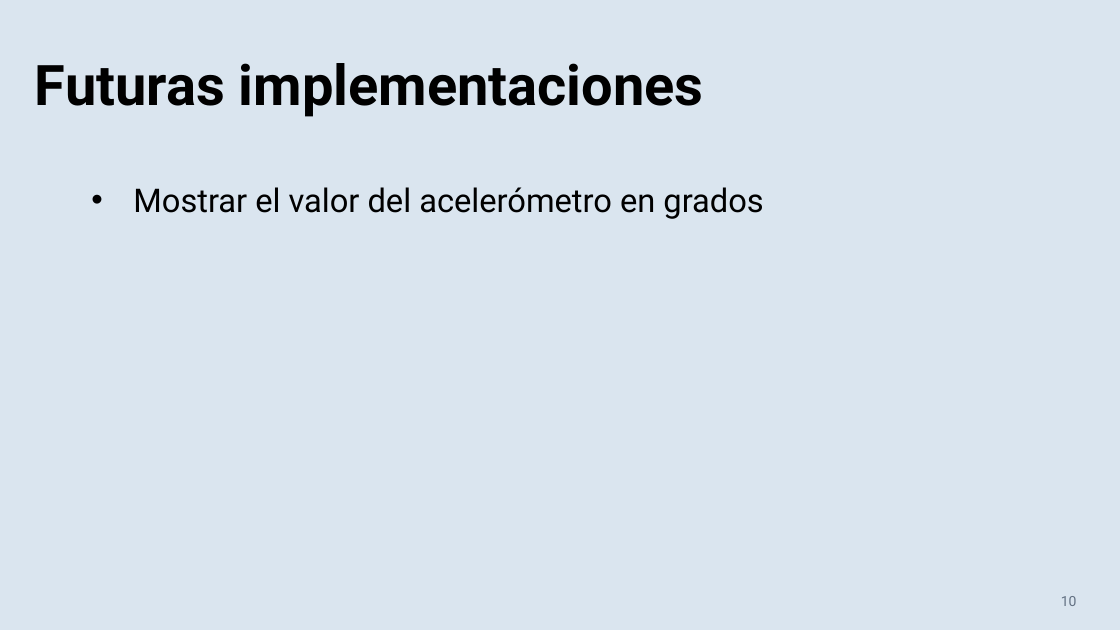
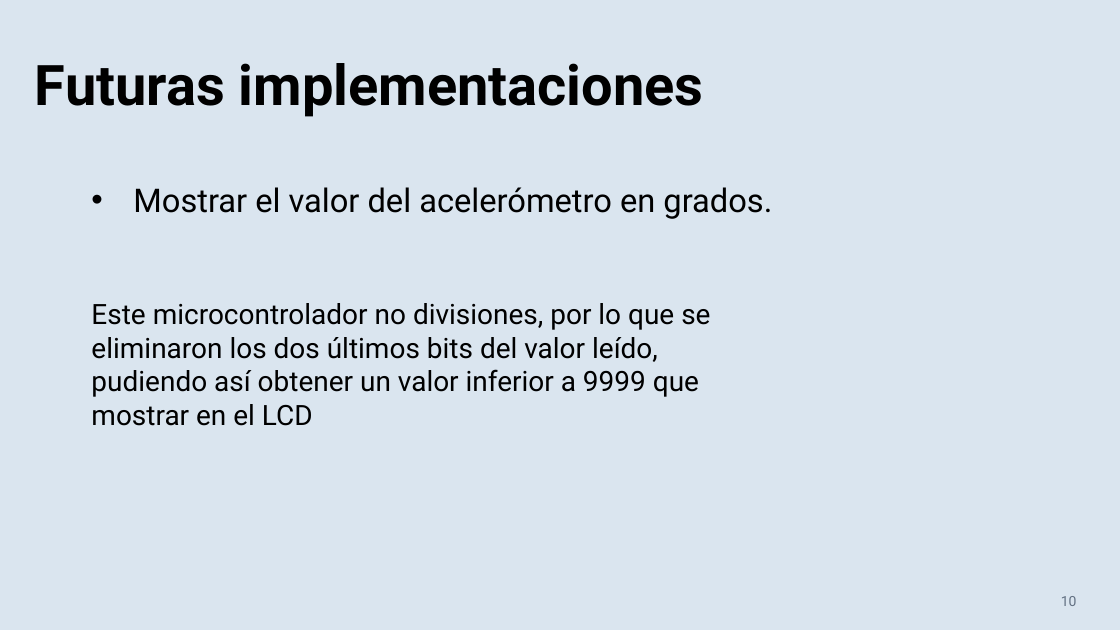
Before and after one commit to xicko7/TraballoTutelado_SE, a slide deck: slide 10 of Presentación.pptx. Drawn at 1120x630 pixels with LibreOffice and Linux fonts; fonts in the diff are those of the drawing. Boxes give left, top, right and bottom in pixels: in the first picture for what was removed or moved away, otherwise in the second. Text is boxed around its words. In the diff, an @@ line names an element or a change of style, - is before the commit and + after.

```diff
--- a/Presentación.pptx
+++ b/Presentación.pptx
@@ text at (133,187,772,219): text changed @@
-• Mostrar el valor del acelerómetro en grados
+• Mostrar el valor del acelerómetro en grados.
@@ text added at (91,303,710,426), 24 pt, text #000000 @@
+Este microcontrolador no divisiones, por lo que se eliminaron los dos últimos bits del valor leído, pudiendo así obtener un valor inferior a 9999 que mostrar en el LCD
```
